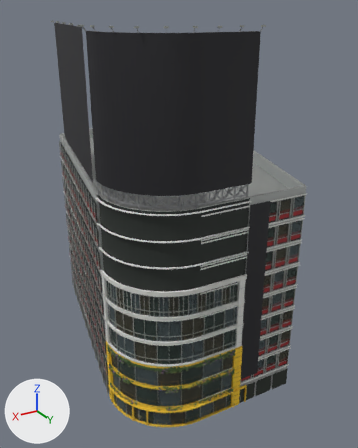
The glTF model assets/buildings/ekimae/web/ekimae.glb, before and after one commit.
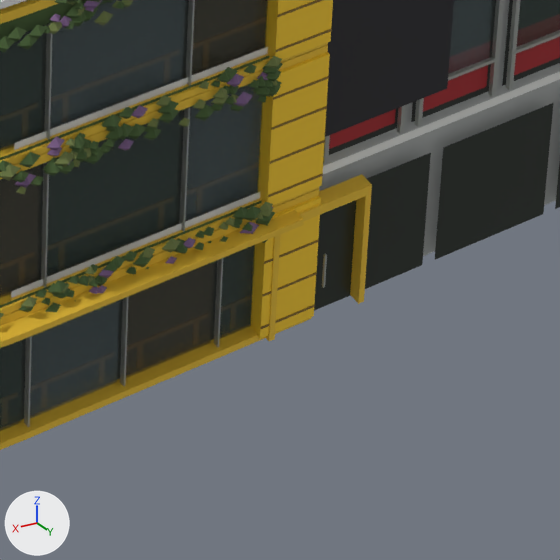
There are two pictures of each version: one whole from a 50 mm lens placed at (-17.8, 32.9, 51.7), pointed at (-55.1, -29.1, 20.7), one close up on the part from 55% to 76% of the width and 81% to 98% of the height. Lighting does not change. The marker at lower left points along +X, +Y and +Z. The older version's two pictures come first. Vertices at exactly the same position are counted once.

The older version as bpy lines, for what is in view:
```python
me_ek_gold = bpy.data.meshes.new('ek_gold')
me_ek_gold.from_pydata(...)  # 1016 vertices, 1980 faces; spans x -54.7..-37.8, y -20.5..-9.6, z 0.1..10.2
me_ek_gold.materials.append(mat_ek_gold)  # yellow #e5bc35
me_ek_screen_back = bpy.data.meshes.new('ek_screen_back')
me_ek_screen_back.from_pydata(...)  # 144 vertices, 272 faces; spans x -56.5..-38.1, y -44.7..-9.9, z 4.4..50.1
me_ek_screen_back.materials.append(mat_ek_screen_back)  # black #1f1f24
me_ek_silver = bpy.data.meshes.new('ek_silver')
me_ek_silver.from_pydata(...)  # 4740 vertices, 7486 faces; spans x -62.1..-37.7, y -53.4..-9.5, z 0.1..50.4
me_ek_silver.materials.append(mat_ek_silver)  # grey #afb3ad
ob_ek_gold = bpy.data.objects.new('ek_gold', me_ek_gold)
ob_ek_gold.location = (0.0, 0.0, 0.0)
ob_ek_screen_back = bpy.data.objects.new('ek_screen_back', me_ek_screen_back)
ob_ek_screen_back.location = (0.0, 0.0, 0.0)
ob_ek_silver = bpy.data.objects.new('ek_silver', me_ek_silver)
ob_ek_silver.location = (0.0, 0.0, 0.0)
# also in view: 'ek_lavender' at (-45.2, -14.7, 6.5); 'ek_band' at (-50.2, -31.8, 17.2); 'ek_gold_dark' at (-45.8, -15.2, 7.5); 'ek_leaf' at (-45.2, -14.7, 6.5); 'ek_glass' at (-50.2, -15.1, 15.2)
```
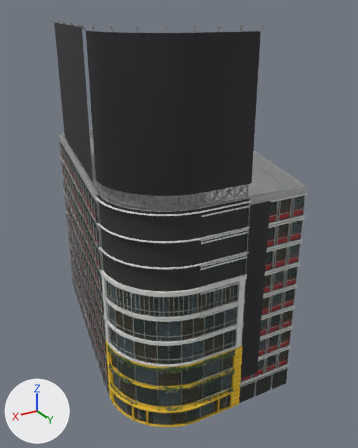
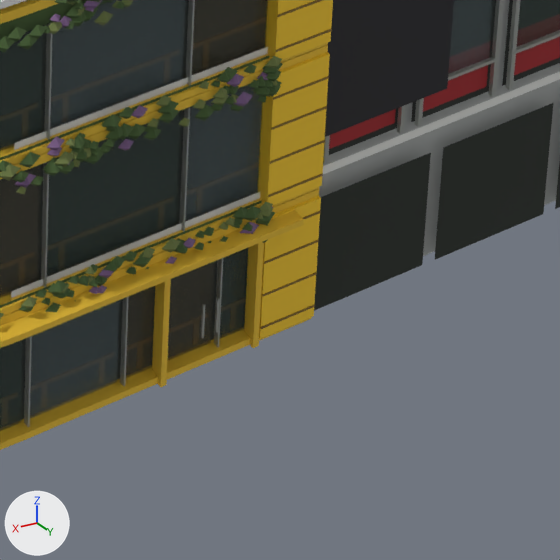
Changed parts and their boxes [x1, y1, x2, y2] in the close-ups (560 x 560 px; the box of a moved part takes in the faces that stretch with it):
'ek_gold', reshaped
    before: [0, 0, 372, 450]
    after: [0, 0, 328, 450]
part 1 of me_ek_silver, moved or reshaped (not visible before)
    after: [201, 304, 205, 338]
part 2 of me_ek_silver, moved or reshaped
    before: [322, 253, 327, 288]
    after: [215, 298, 220, 333]
part 3 of me_ek_gold, moved or reshaped
    before: [266, 234, 281, 341]
    after: [152, 279, 171, 387]
part 4 of me_ek_gold, moved or reshaped
    before: [350, 194, 371, 304]
    after: [244, 242, 264, 348]
part 5 of me_ek_gold, moved or reshaped (not visible afterwards)
    before: [298, 174, 372, 221]

The change in detail:
me_ek_silver has 4740 vertices, 7486 faces and spans x -62.1..-37.7, y -53.4..-9.5, z 0.1..50.4.
me_ek_silver is used by ob_ek_silver; location (0.0, 0.0, 0.0).
me_ek_silver part 1: the loose piece of 8 vertices spanning x -53.4..-53.3, y -9.9, z 0.9..1.6 is moved by (2.5, -0.1, 0.0).
me_ek_silver part 2: the loose piece of 8 vertices spanning x -53.7, y -9.9, z 0.9..1.6 is moved by (2.5, -0.1, 0.0).
me_ek_gold is used by ob_ek_gold; location (0.0, 0.0, 0.0).
me_ek_gold had 1016 vertices, 1980 faces and spanned x -54.7..-37.8, y -20.5..-9.6, z 0.1..10.2.
me_ek_gold now has 1016 vertices, 1980 faces and spans x -53.5..-37.8, y -20.5..-9.6, z 0.1..10.2.
me_ek_gold part 3: the loose piece of 8 vertices spanning x -52.6..-52.4, y -10.2..-9.9, z 0.1..2.8 is moved by (2.5, -0.1, 0.0).
me_ek_gold part 4: the loose piece of 8 vertices spanning x -54.7..-54.5, y -10.1..-9.8, z 0.1..2.8 is moved by (2.5, -0.1, 0.0).
me_ek_gold part 5: the loose piece of 20 vertices spanning x -54.6..-52.4, y -10.2..-9.7, z 2.8..3.0 is moved by (2.5, -0.1, 0.0).
